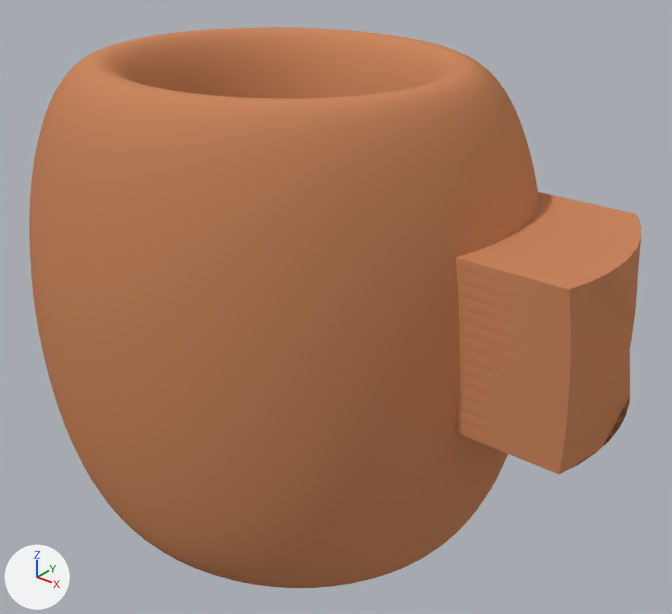
One commit to the Blender file Assets/Domains/Gameplay/Mining/Models/TorusV2.blend: the scene before it, then after it.
Before and after are seen from a 50 mm lens placed at (41.9, -79.9, 41.4), pointed at (-14.8, -9.0, -2.6). Arrows for +X, +Y and +Z are at lower left; the lights stay in place. The picture after the commit comes second.
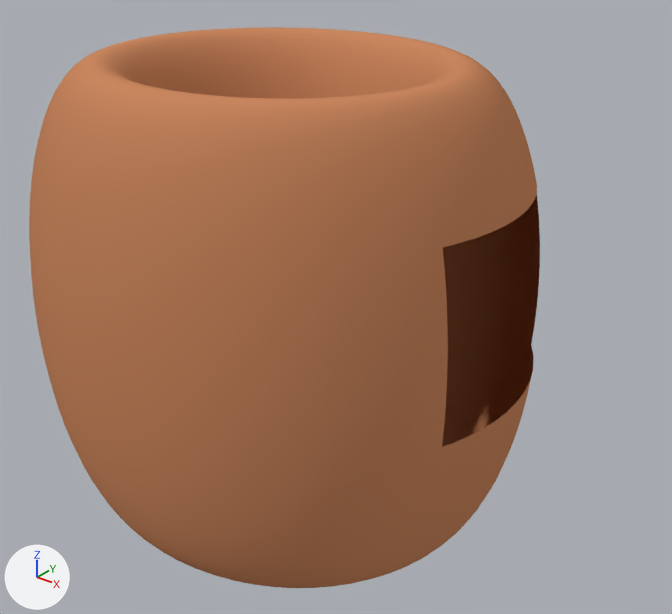
What differs and where, as boxes [x1, y1, x2, y2] in the pictures (672 x 614 px):
'Torus', reshaped
    before: [29, 27, 641, 588]
    after: [29, 27, 540, 588]
part 1 of me_torus, deleted (brown)
    before: [442, 189, 641, 474]

The edits, one by one:
me_torus is used by ob_torus; location (40.8, 29.4, 23.3); rotation (1.571, 0.0, 0.0), in degrees (90, 0, 0).
me_torus had 16619 vertices, 16329 faces and spanned x -90.5..-23.5, y -51.0..0.0, z 13.6..65.0.
me_torus now has 16423 vertices, 16063 faces and spans x -90.5..-26.4, y -51.0..0.0, z 13.6..65.0.
Part 1, on me_torus:
196 vertices are removed from x -56.0..-23.5, y -29.2..-12.4, z 26.1..46.7.
266 faces are deleted.
